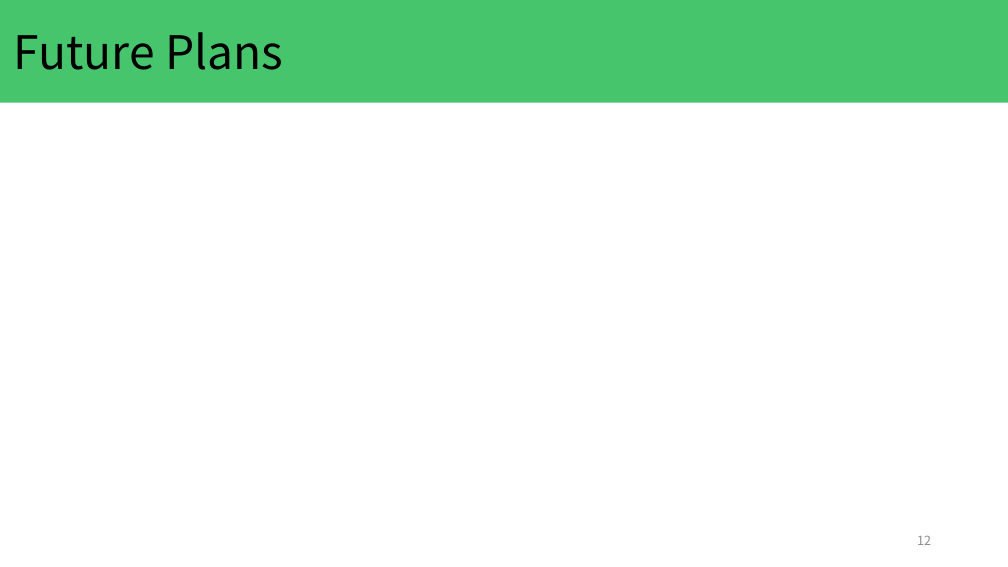
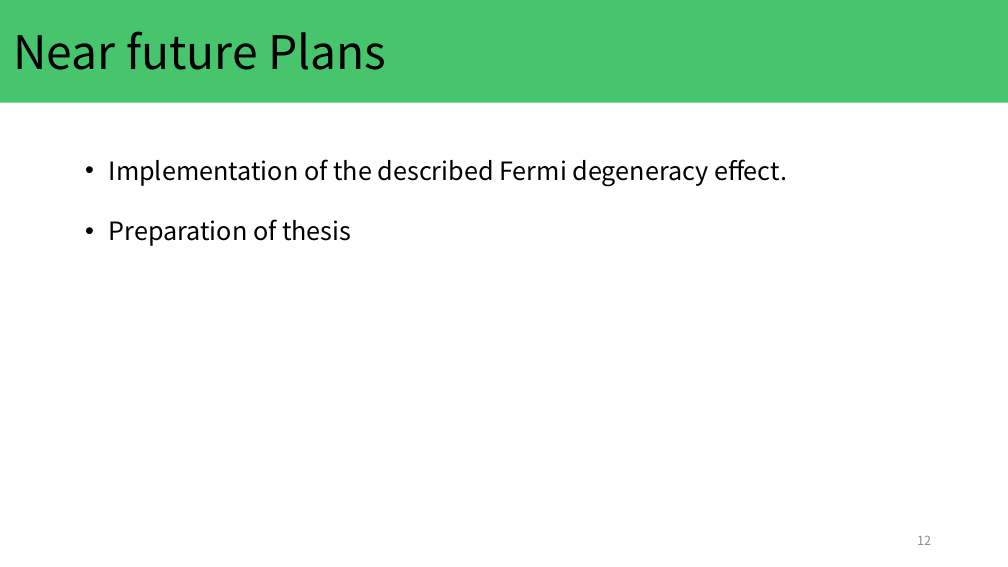
Before and after one commit to KeitoKubo/MonteCarlo-simulation-with-Fermi-degeneracy, a slide deck: slide 12 of presentation/kubo_20231129.pptx. Drawn at 1008x567 pixels with LibreOffice and Linux fonts; fonts in the diff are those of the drawing. Boxes give left, top, right and bottom in pixels: in the first picture for what was removed or moved away, otherwise in the second. Text is boxed around its words. In the diff, an @@ line names an element or a change of style, - is before the commit and + after.

```diff
--- a/presentation/kubo_20231129.pptx
+++ b/presentation/kubo_20231129.pptx
@@ title at [14, 31, 386, 70]: text changed @@
-Future Plans
+Near future Plans
@@ text added at [109, 159, 787, 246], 24 pt, text #000000 @@
+• Implementation of the described Fermi degeneracy effect.
+• Preparation of thesis
```
Also in this commit, not shown: 4 other slides changed, 1 slide added, 1 slide removed, 14 other files.
